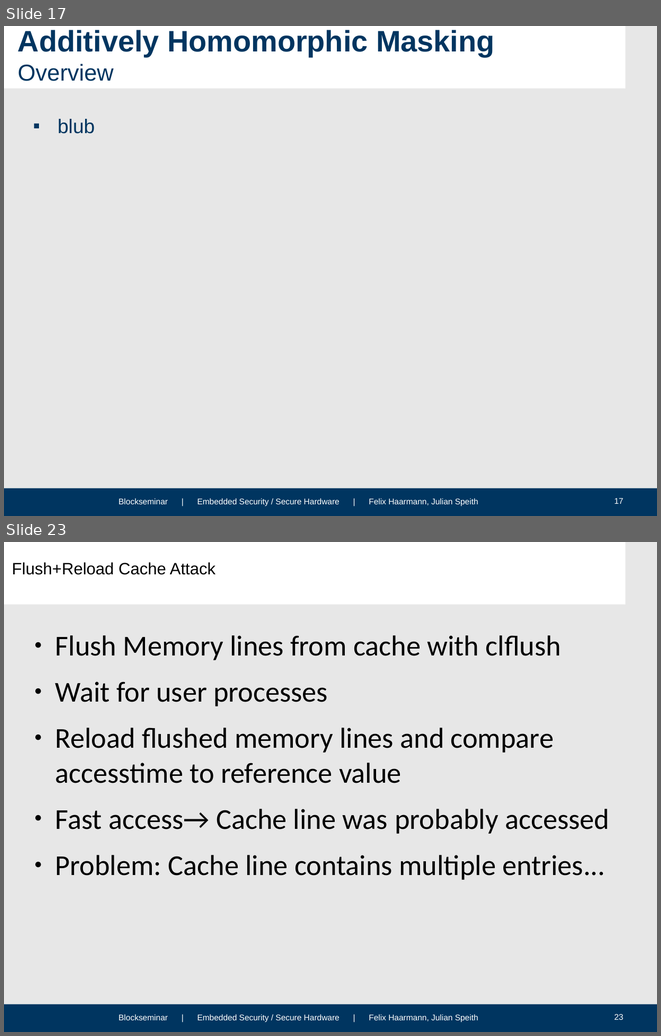
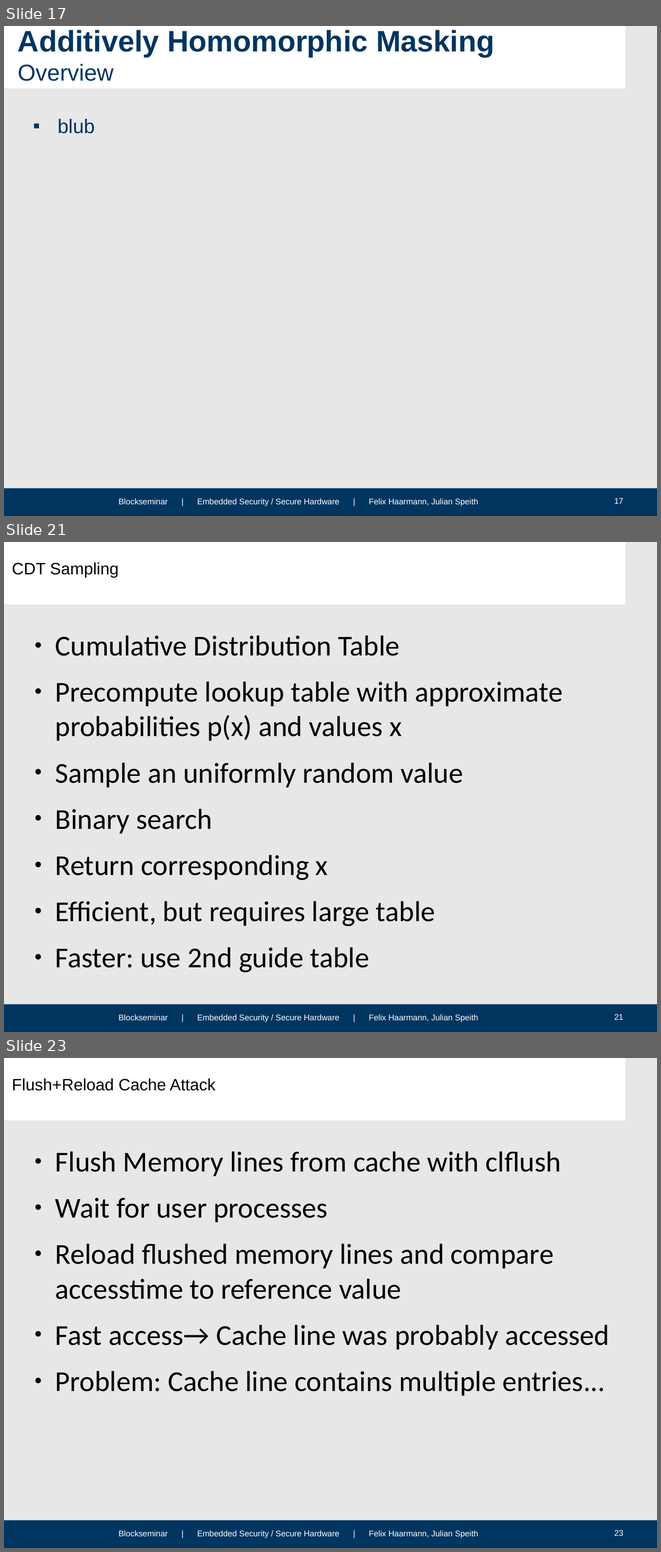
Before and after one commit to HFelixA/emsecseminar, a slide deck: presentation/Felix.odp. Shown one above the other, each under a label of ours: slides 17 and 23 before the commit, slides 17, 21 and 23 after it; the slides between them are not shown. The pictures are 661x1036 and 661x1552 pixels, drawn with LibreOffice and Linux fonts; fonts in the diff are those of the drawing; background and template pictures are left out. Boxes give left, top, right and bottom in pixels: in the first picture for what was removed or moved away, otherwise in the second. Text is boxed around its words. In the diff, an @@ line names an element or a change of style, - is before the commit and + after.

Commit message:
Gauss and Samplers

```diff
--- a/presentation/Felix.odp
+++ b/presentation/Felix.odp
@@ slide 21 added at bbox=[4, 542, 657, 1032], background #E7E7E7; not listed: 4 template elements that a slide beside it also shows @@
@@ title added at bbox=[12, 562, 119, 578], 20 pt, text #000000 @@
+CDT Sampling
@@ text added at bbox=[55, 635, 563, 972], 35 pt, text #000000 @@
+● Cumulative Distribution Table
+● Precompute lookup table with approximate probabilities p(x) and values x
+● Sample an uniformly random value
+● Binary search
+● Return corresponding x
+● Efficient, but requires large table
+● Faster: use 2nd guide table
```
Also in this commit, not shown: 5 slides changed, 2 other slides added, 3 slides removed, 2 other files.
